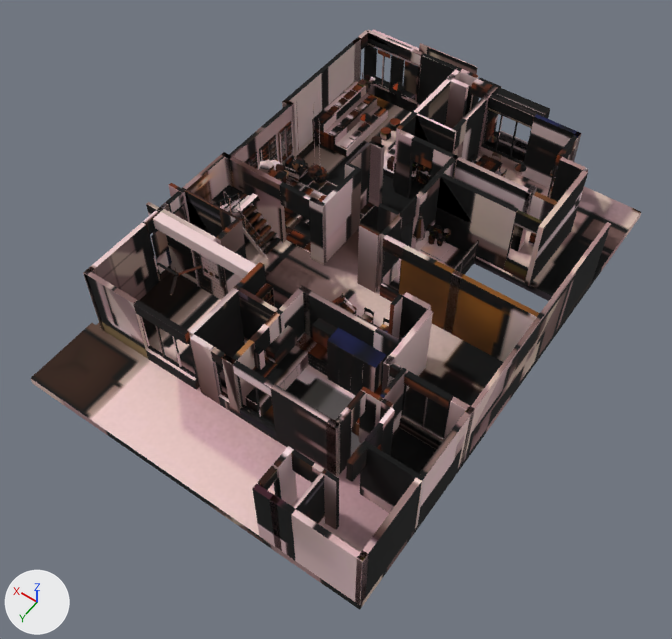
Before and after pictures for a commit that changed the glTF model site/public/models/baked/first-day.gltf.
Rendered twice from a camera (50 mm lens) standing at (-5.18, 7.83, 11.22) and looking at (-0.1, 0.73, 0.06). Lighting does not change. The marker at lower left points along +X, +Y and +Z. The first picture is the older version. Vertices at exactly the same position are counted once.

The first picture shows 'first.baked.001'.
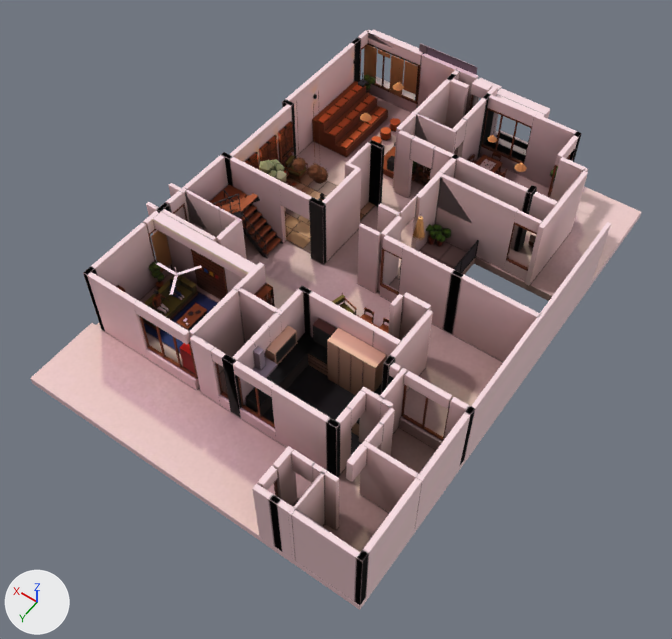
Boxes (x1, y1, x2, y2) around the edits, measured in the pictures (672 x 639 px):
part 1 of me_first_baked_003, added
    after: (179, 337, 195, 374)
part 2 of me_first_baked_003, added (brown)
    after: (116, 261, 218, 352)
part 3 of me_first_baked_003, added (mostly hidden)
    after: (258, 59, 357, 217)
part 4 of me_first_baked_003, surface changed
    both: (31, 29, 641, 610)

The change, as a list of edits to the scene's bpy script:
```text
Change me_first_baked_003:
    used by ob_first_baked_001; location = (0.0, 0.0, 0.0)
    remove me_first_baked_003.from_pydata(...)  # 24609 vertices, 42074 faces; spans x -2.92..2.92, y -4.4..4.16, z -1.45..2.75
    add me_first_baked_003.from_pydata(...)  # 30951 vertices, 53904 faces; spans x -2.92..2.92, y -4.4..4.16, z -1.45..2.75
    me_first_baked_003 part 1: a new loose piece, a box spanning x 0.83..1.08, y 2.54..2.83, z 0.01..0.73, in mat_baked_first_day (picture img_first_day_jpg)
    me_first_baked_003 part 2: 3494 vertices added at x 0.83..2.65, y 1.5..2.78, z 0.01..0.66
    me_first_baked_003 part 3: 2470 vertices added at x 1.19..2.62, y -3.67..-0.17, z 0.01..0.98
    me_first_baked_003 part 4: 41953 kept faces spanning x -2.92..2.92, y -4.4..4.16, z -1.45..2.75 get new texture (UV) coordinates
    other edits to the shape of me_first_baked_003 do not show in these pictures
```
